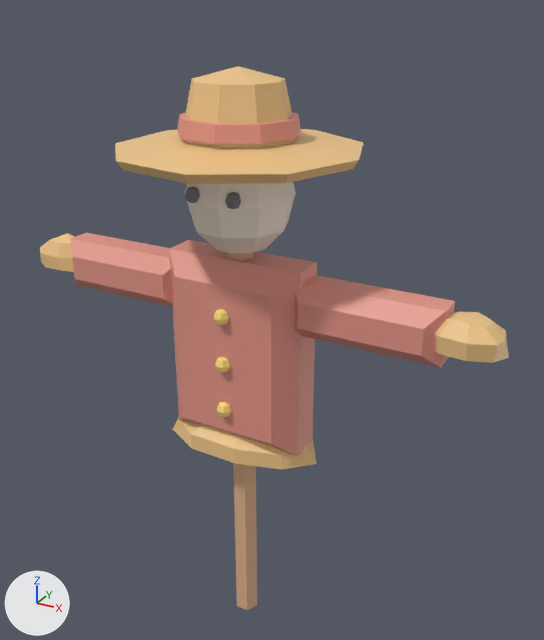
Renders of the FBX model Assets/Art/Models/Environment/Station/Farm/Farm_Scarecrow.fbx from each side of a commit.
The view is the same before and after, from a camera (50 mm lens) standing at (1.28, -2.11, 2.4) and looking at (0.06, 0.1, 1.29). Every picture has the same lights, and +X, +Y and +Z are marked at lower left. The picture after the commit comes second. Where no turn or scale is listed for an object, it has been applied to the vertices. Vertices at exactly the same position are counted once.
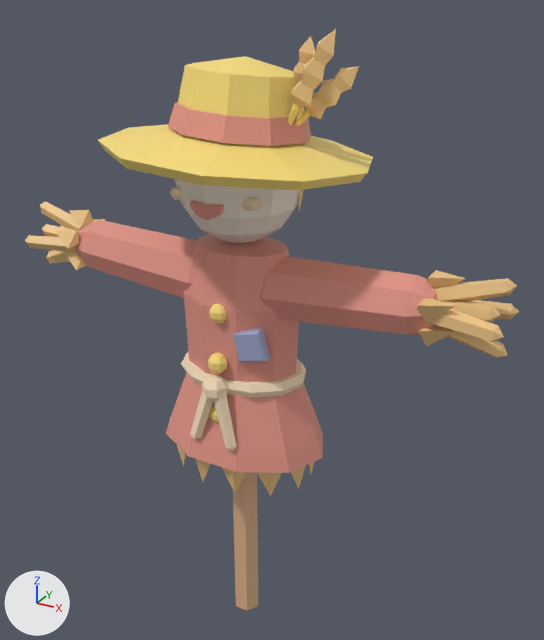
What changed in the scene script:
```text
Change me_mesh:
    remove me_mesh.from_pydata(...)  # 483 vertices, 546 faces; spans x -0.93..0.93, y -0.41..0.41, z 0.0..2.18
    add me_mesh.from_pydata(...)  # 1394 vertices, 1579 faces; spans x -0.93..0.93, y -0.43..0.43, z 0.0..2.3
    me_mesh part 1: a new loose piece, a UV sphere (8 segments, 5 rings, poles along z) spanning x -0.034..0.034, y -0.201..-0.133, z 0.984..1.056, in mat_m_stn_yellow (yellow #fde07d)
    me_mesh part 2: a new loose piece, a UV sphere (8 segments, 5 rings, poles along z) spanning x -0.034..0.034, y -0.181..-0.113, z 1.364..1.436, in mat_m_stn_yellow (yellow #fde07d)
    me_mesh part 3: a new loose piece, a UV sphere (7 segments, 5 rings, poles along z) spanning x -0.041..0.046, y -0.231..-0.142, z 1.082..1.178, in mat_m_stn_sack (beige #f8e0c0)
    me_mesh part 4: a new loose piece, a UV sphere (7 segments, 4 rings, poles along z) spanning x -0.166..-0.101, y -0.185..-0.118, z 1.771..1.819, in mat_m_stn_sackdark (beige #f8e0c0)
    me_mesh part 5: a new loose piece, a UV sphere (7 segments, 4 rings, poles along z) spanning x 0.104..0.169, y -0.185..-0.118, z 1.771..1.819, in mat_m_stn_sackdark (beige #f8e0c0)
    me_mesh part 6: the loose piece of 38 vertices spanning x 0.68..0.93, y -0.09..0.09, z 1.39..1.5 is rebuilt with 27 vertices and now spans x 0.63..0.93, y -0.03..0.03, z 1.38..1.5
    me_mesh part 7: the loose piece of 38 vertices spanning x -0.39..0.42, y -0.41..0.41, z 1.9..2.18 is rebuilt with 42 vertices and now spans x -0.45..0.45, y -0.43..0.43, z 1.86..2.21, in mat_m_stn_wheat (yellow #fde07d)
    me_mesh part 8: the loose piece of 36 vertices spanning x -0.19..0.2, y -0.2..0.2, z 1.98..2.03 is rebuilt with 40 vertices and now spans x -0.23..0.23, y -0.22..0.22, z 1.96..2.07
    me_mesh part 9: the loose piece of 16 vertices spanning x -0.26..0.26, y -0.13..0.13, z 0.86..1.56 is rebuilt with 52 vertices and now spans x -0.33..0.33, y -0.23..0.23, z 0.84..1.63
    me_mesh part 10: the loose piece of 16 vertices spanning x -0.74..-0.22, y -0.09..0.1, z 1.33..1.52 is rebuilt with 58 vertices and now spans x -0.73..-0.04, y -0.11..0.12, z 1.36..1.6
    me_mesh part 11: the loose piece of 16 vertices spanning x 0.22..0.74, y -0.09..0.1, z 1.33..1.52 is rebuilt with 58 vertices and now spans x 0.04..0.73, y -0.11..0.12, z 1.36..1.6
    me_mesh part 12: the loose piece of 20 vertices spanning x -0.03..0.03, y -0.16..-0.11, z 1.35..1.41 is deleted
    me_mesh part 13: the loose piece of 20 vertices spanning x -0.1..-0.05, y -0.19..-0.14, z 1.77..1.83 is deleted
    me_mesh part 14: the loose piece of 20 vertices spanning x 0.05..0.1, y -0.19..-0.14, z 1.77..1.83 is deleted
    me_mesh part 15: the loose piece of 20 vertices spanning x -0.03..0.03, y -0.16..-0.11, z 0.99..1.05 is deleted
    me_mesh part 16: 140 vertices removed from x -0.3..0.31, y -0.19..0.19, z 0.0..2.05; 665 vertices added at x -0.29..0.41, y -0.23..0.23, z 0.0..2.3
    me_mesh part 17: 87 vertices removed from x -0.93..0.85, y -0.08..0.08, z 1.38..1.52; 292 vertices added at x -0.93..0.93, y -0.12..0.12, z 1.38..1.64
    add me_mesh.materials.append(mat_m_stn_locker)  # greyish blue #9ba4c6
    add me_mesh.materials.append(mat_m_stn_sack)  # beige #f8e0c0
    add me_mesh.materials.append(mat_m_stn_sackdark)  # beige #f8e0c0
    add me_mesh.materials.append(mat_m_stn_barnreddark)  # pink #e49587
    add me_mesh.materials.append(mat_m_stn_wheat)  # yellow #fde07d
    add me_mesh.materials.append(mat_m_stn_wheatdark)  # yellow #fde07d
```

What differs and where, as boxes [x1, y1, x2, y2] in the pictures (544 x 640 px):
'Mesh', reshaped (7% taller)
    before: [40, 66, 509, 610]
    after: [25, 29, 519, 611]
part 1 of me_mesh, added
    after: [210, 405, 219, 423]
part 2 of me_mesh, added
    after: [209, 304, 226, 323]
part 3 of me_mesh, added (beige)
    after: [202, 375, 227, 402]
part 4 of me_mesh, added
    after: [170, 186, 183, 200]
part 5 of me_mesh, added
    after: [242, 196, 262, 211]
part 6 of me_mesh, rebuilt
    before: [435, 312, 509, 363]
    after: [436, 325, 507, 358]
part 7 of me_mesh, rebuilt (11% wider, 13% taller)
    before: [115, 66, 363, 184]
    after: [98, 56, 373, 190]
part 8 of me_mesh, rebuilt (15% wider, 36% taller)
    before: [177, 112, 301, 144]
    after: [168, 102, 311, 146]
part 9 of me_mesh, rebuilt (6% wider, 10% taller)
    before: [169, 240, 317, 456]
    after: [166, 235, 323, 473]
part 10 of me_mesh, rebuilt (19% wider)
    before: [70, 233, 173, 307]
    after: [74, 220, 197, 298]
part 11 of me_mesh, rebuilt
    before: [295, 275, 455, 368]
    after: [260, 256, 438, 335]
part 12 of me_mesh, deleted
    before: [214, 309, 229, 325]
part 13 of me_mesh, deleted
    before: [185, 186, 200, 203]
part 14 of me_mesh, deleted
    before: [225, 192, 241, 209]
part 15 of me_mesh, deleted
    before: [217, 402, 231, 417]
part 16 of me_mesh, built on
    before: [173, 182, 316, 610]
    after: [175, 29, 359, 611]
part 17 of me_mesh, built on
    before: [40, 233, 75, 272]
    after: [25, 201, 519, 347]
